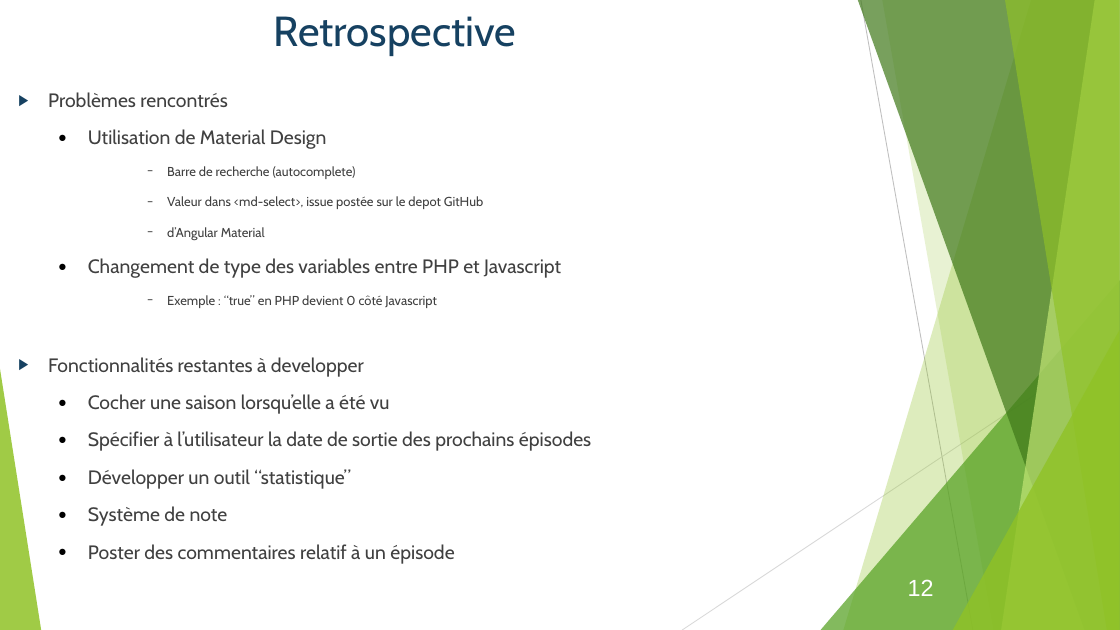
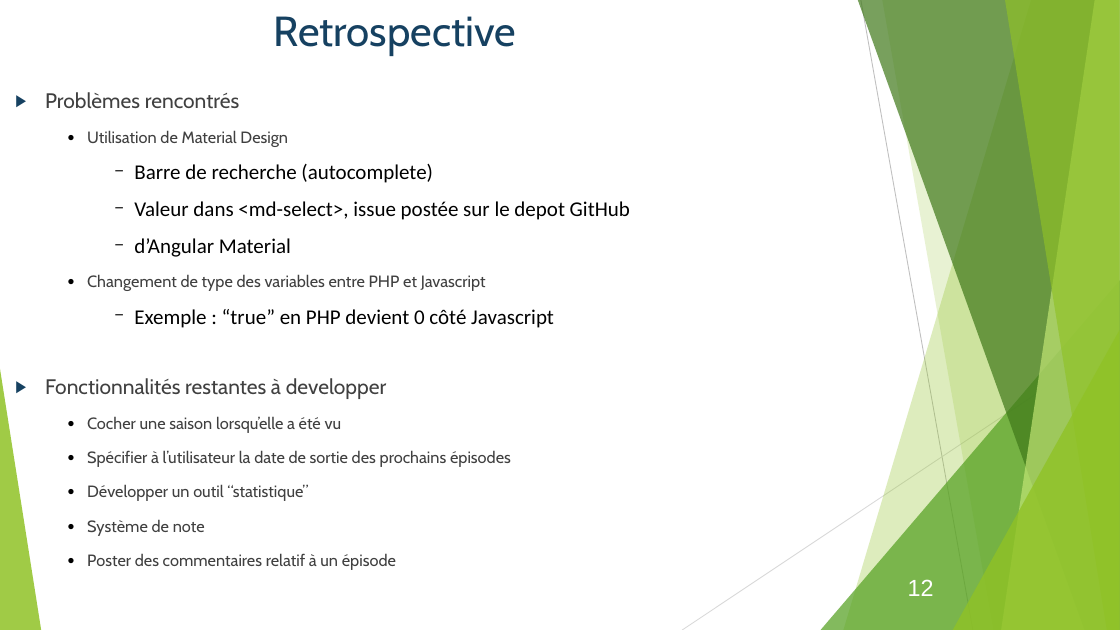
Before and after one commit to Bcante/recommandationSeries, a slide deck: slide 12 of diapoWebWindows.odp. Drawn at 1120x630 pixels with LibreOffice and Linux fonts; fonts in the diff are those of the drawing. Boxes give left, top, right and bottom in pixels: in the first picture for what was removed or moved away, otherwise in the second. Text is boxed around its words. In the diff, an @@ line names an element or a change of style, - is before the commit and + after.

```diff
--- a/diapoWebWindows.odp
+++ b/diapoWebWindows.odp
@@ text "Problèmes rencontrés" at (45, 92, 630, 570): size 16.6 to 18 pt in "Problèmes rencontrés", "Fonctionnalités restantes à developper"; size 16.6 to 14 pt in "Utilisation de Material Design", "Changement de type des variables entre PHP ...", "Cocher une saison lorsqu’elle a été vu", "Spécifier à l’utilisateur la date de sortie ..." and 3 more places; size 11.1 to 18 pt, font Cabin to Calibri, text colour #404040 to #000000 in "Barre de recherche (autocomplete)", "Valeur dans <md-select>, issue postée sur le ...", "d’Angular Material", "Exemple : “true” en PHP devient 0 ..."; list level 1 to 2 in "Problèmes rencontrés"; list level 2 to 4 in "Utilisation de Material Design"; list level 4 to 7 in "Barre de recherche (autocomplete)"; line spacing 0.9 to 0.8; list level 4 to 7 in "Valeur dans <md-select>, issue postée ..."; list level 4 to 7 in "d’Angular Material"; list level 2 to 4 in "Changement de type des variables ..."; list level 4 to 7 in "Exemple : “true” en PHP ..."; list level 1 to 2 in "Fonctionnalités restantes à developper"; list level 2 to 4 in "Cocher une saison lorsqu’elle a ..."; list level 2 to 4 in "Spécifier à l’utilisateur la date ..."; list level 2 to 4 in "Développer un outil “statistique”"; list level 2 to 4 in "Système de note"; list level 2 to 4 in "Poster des commentaires relatif à ..." @@
```
Also in this commit, not shown: 10 other slides changed, 1 slide added, 1 slide removed.
